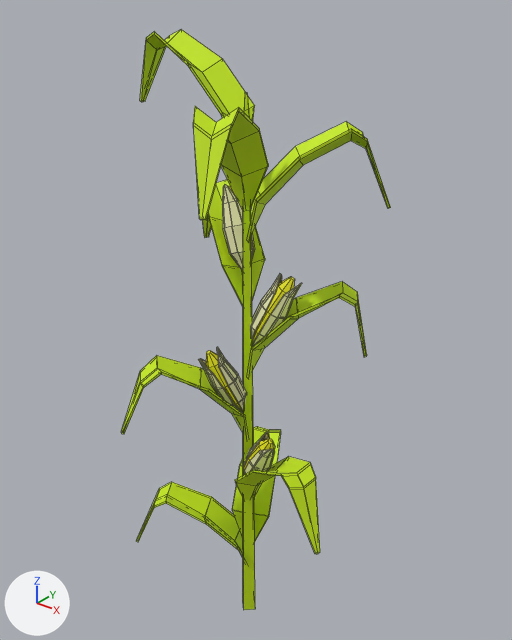
Before and after pictures for a commit that changed the FBX model content/farm/models/corn_low_03_full.fbx.
Camera for both pictures: a 50 mm camera at (0.951, -1.156, 1.644) aimed at (-0.023, 0.062, 0.889). Every picture has the same lights, and +X, +Y and +Z are marked at lower left. Mesh edges are drawn as thin lines.
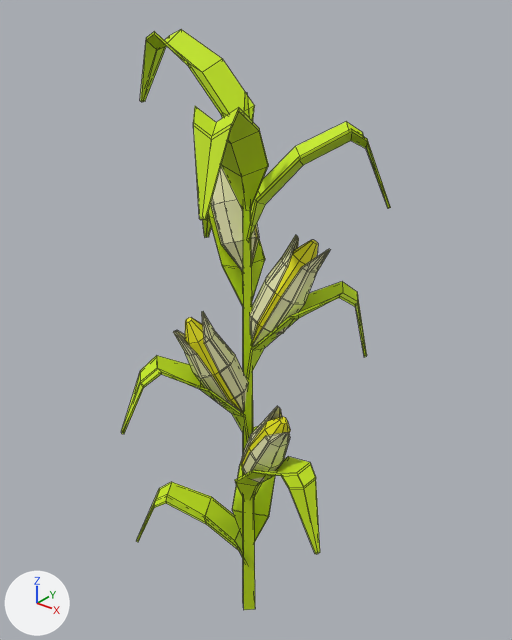
Where the change shows, as pixel boxes (x1, y1, x2, y2) in the pictures (512 x 640 px; the box of a moved part takes in the faces that stretch with it):
```json
{"object": "Circle.001", "change": "reshaped", "before": [199, 185, 302, 474], "after": [173, 167, 330, 482], "on screen": "52% wider, 9% taller"}
{"part": 1, "of": "me_circle_002", "change": "moved or reshaped", "before": [243, 439, 275, 471], "after": [241, 417, 290, 467]}
{"part": 2, "of": "me_circle_002", "change": "moved or reshaped", "before": [243, 432, 270, 469], "after": [241, 406, 282, 464]}
{"part": 3, "of": "me_circle_002", "change": "moved or reshaped", "before": [244, 449, 275, 474], "after": [242, 433, 290, 482]}
{"part": 4, "of": "me_circle_002", "change": "moved or reshaped", "before": [206, 351, 243, 411], "after": [185, 317, 242, 412]}
{"part": 5, "of": "me_circle_002", "change": "moved or reshaped", "before": [199, 359, 243, 412], "after": [173, 330, 242, 413]}
{"part": 6, "of": "me_circle_002", "change": "moved or reshaped", "before": [217, 347, 246, 410], "after": [202, 311, 248, 412]}
{"part": 7, "of": "me_circle_002", "change": "moved or reshaped", "before": [252, 277, 295, 344], "after": [252, 240, 318, 345]}
{"part": 8, "of": "me_circle_002", "change": "moved or reshaped", "before": [250, 274, 282, 341], "after": [250, 235, 299, 342]}
{"part": 9, "of": "me_circle_002", "change": "moved or reshaped", "before": [252, 283, 302, 346], "after": [252, 249, 330, 347]}
{"part": 10, "of": "me_circle_002", "change": "moved or reshaped", "before": [228, 186, 254, 259], "after": [251, 207, 258, 263]}
{"part": 11, "of": "me_circle_002", "change": "moved or reshaped", "before": [251, 235, 255, 261], "after": [251, 225, 259, 265]}
{"part": 12, "of": "me_circle_002", "change": "moved or reshaped", "before": [222, 185, 253, 271], "after": [211, 167, 256, 272]}
```

Edits to the scene script, one JSON object a line:
```json
{"block": "me_circle_002", "where": "me_circle_002.from_pydata(...)  # 560 vertices, 520 faces; spans x -0.096..0.113, y -0.098..0.068, z 0.458..1.226"}
{"block": "me_circle_002", "where": "# used by ob_circle_001; location = (0.0, 0.0, 0.0)"}
{"block": "me_circle_002", "change": "me_circle_002 part 1: the loose piece of 40 vertices spanning x -0.002..0.099, y -0.047..0.02, z 0.459..0.638 is scaled about its middle by 1.5, then moved by (0.025, -0.005, 0.044)"}
{"block": "me_circle_002", "change": "me_circle_002 part 2: the loose piece of 50 vertices spanning x -0.003..0.075, y -0.038..0.022, z 0.46..0.643 is scaled about its middle by 1.5, then moved by (0.018, -0.002, 0.045)"}
{"block": "me_circle_002", "change": "me_circle_002 part 3: the loose piece of 50 vertices spanning x 0.0..0.113, y -0.05..0.01, z 0.458..0.628 is scaled about its middle by 1.5, then moved by (0.029, -0.008, 0.041)"}
{"block": "me_circle_002", "change": "me_circle_002 part 4: the loose piece of 40 vertices spanning x -0.066..0.009, y -0.09..-0.001, z 0.668..0.853 is scaled about its middle by 1.5, then moved by (-0.013, -0.018, 0.045)"}
{"block": "me_circle_002", "change": "me_circle_002 part 5: the loose piece of 50 vertices spanning x -0.07..-0.003, y -0.098..-0.007, z 0.667..0.833 is scaled about its middle by 1.5, then moved by (-0.017, -0.022, 0.04)"}
{"block": "me_circle_002", "change": "me_circle_002 part 6: the loose piece of 50 vertices spanning x -0.052..0.012, y -0.077..0.002, z 0.669..0.865 is scaled about its middle by 1.5, then moved by (-0.009, -0.015, 0.048)"}
{"block": "me_circle_002", "change": "me_circle_002 part 7: the loose piece of 40 vertices spanning x 0.003..0.094, y -0.008..0.068, z 0.851..1.032 is scaled about its middle by 1.5, then moved by (0.02, 0.013, 0.044)"}
{"block": "me_circle_002", "change": "me_circle_002 part 8: the loose piece of 50 vertices spanning x -0.001..0.063, y -0.009..0.061, z 0.852..1.036 is scaled about its middle by 1.5, then moved by (0.012, 0.011, 0.045)"}
{"block": "me_circle_002", "change": "me_circle_002 part 9: the loose piece of 50 vertices spanning x 0.008..0.112, y -0.007..0.067, z 0.85..1.023 is scaled about its middle by 1.5, then moved by (0.026, 0.014, 0.042)"}
{"block": "me_circle_002", "change": "me_circle_002 part 10: the loose piece of 40 vertices spanning x -0.091..-0.004, y -0.009..0.055, z 1.03..1.217 is scaled about its middle by 1.5, then moved by (-0.02, 0.008, 0.045)"}
{"block": "me_circle_002", "change": "me_circle_002 part 11: the loose piece of 50 vertices spanning x -0.096..-0.007, y 0.008..0.064, z 1.029..1.199 is scaled about its middle by 1.5, then moved by (-0.022, 0.015, 0.041)"}
{"block": "me_circle_002", "change": "me_circle_002 part 12: the loose piece of 50 vertices spanning x -0.085..-0.001, y -0.013..0.035, z 1.03..1.226 is scaled about its middle by 1.5, then moved by (-0.018, 0.003, 0.048)"}
```
